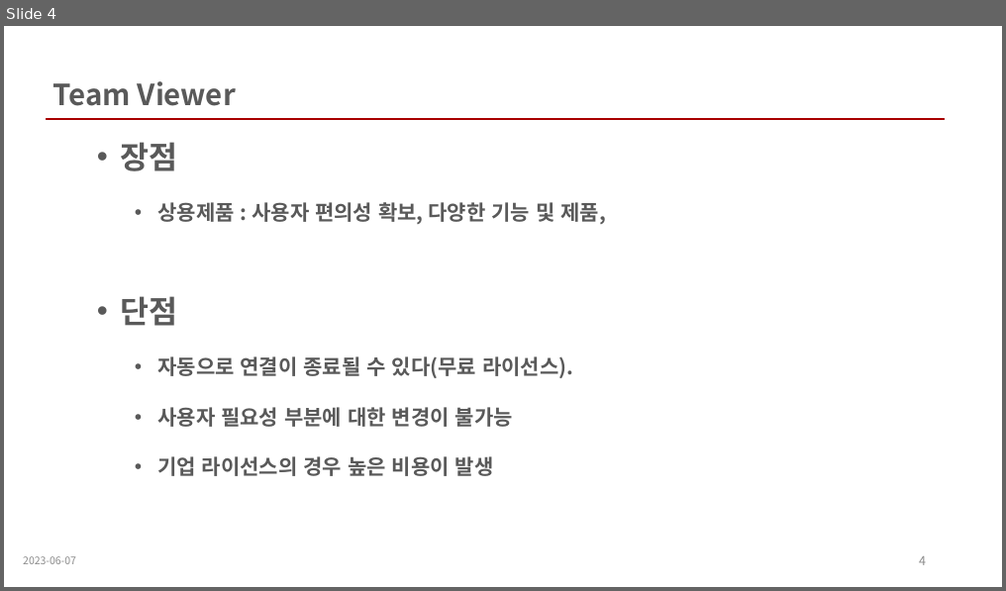
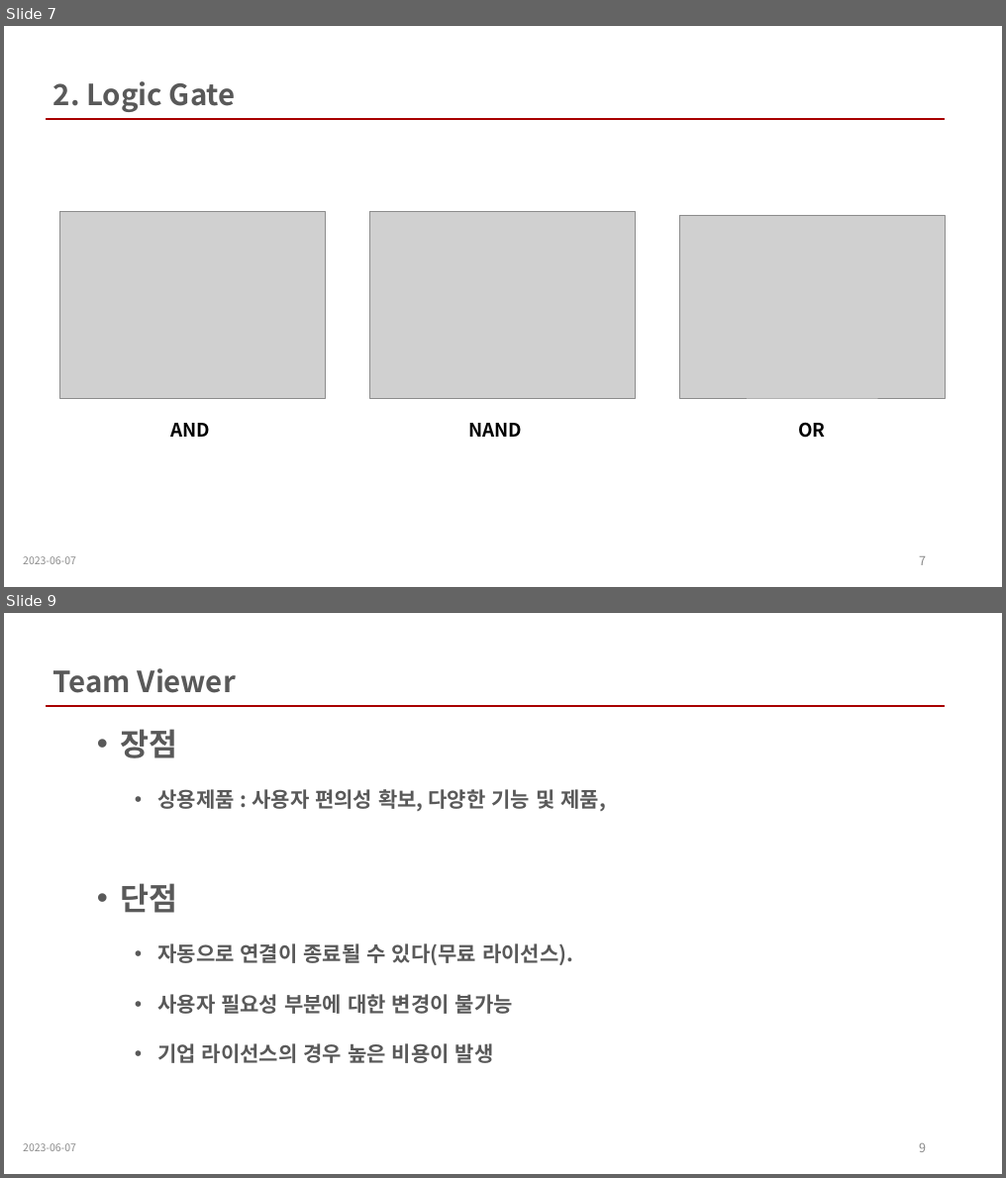
Before and after one commit to wkdnffla3/Dev_doc, a slide deck: deep_learning/DL_ppt/2_perceptron.pptx. Shown one above the other, each under a label of ours: slide 4 before the commit, slides 7 and 9 after it; the slides between them are not shown. The pictures are 1006x591 and 1006x1178 pixels, drawn with LibreOffice and Linux fonts; fonts in the diff are those of the drawing; grey boxes stand for pictures. Boxes give left, top, right and bottom in pixels: in the first picture for what was removed or moved away, otherwise in the second. Text is boxed around its words. In the diff, an @@ line names an element or a change of style, - is before the commit and + after.

```diff
--- a/deep_learning/DL_ppt/2_perceptron.pptx
+++ b/deep_learning/DL_ppt/2_perceptron.pptx
@@ slide 7 added at (4, 26, 1002, 587), background #FFFFFF @@
@@ text added at (54, 81, 236, 112), 28 pt, text #595959, bold @@
+2. Logic Gate
@@ line added from (46, 120) to (945, 120), #A80000 2.25 pt @@
@@ picture added at (60, 212, 325, 398) @@
@@ picture added at (370, 212, 635, 399) @@
@@ picture added at (679, 215, 944, 399) @@
@@ text added at (170, 423, 210, 437), 18 pt, text #000000, bold @@
+AND
@@ text added at (468, 423, 522, 437), 18 pt, text #000000, bold @@
+NAND
@@ text added at (798, 422, 825, 438), 18 pt, text #000000, bold @@
+OR
@@ text added at (23, 557, 76, 565), 10 pt, text #8C8C8C @@
+2023-06-07
@@ page number added at (919, 557, 926, 566), 12 pt, text #8C8C8C @@
+7
@@ what was slide 4 is now slide 9 @@
@@ page number at (919, 1144, 926, 1153): text changed @@
-4
+9
```
Also in this commit, not shown: 1 slide changed, 6 other slides added, 1 slide removed, 1 other file.
